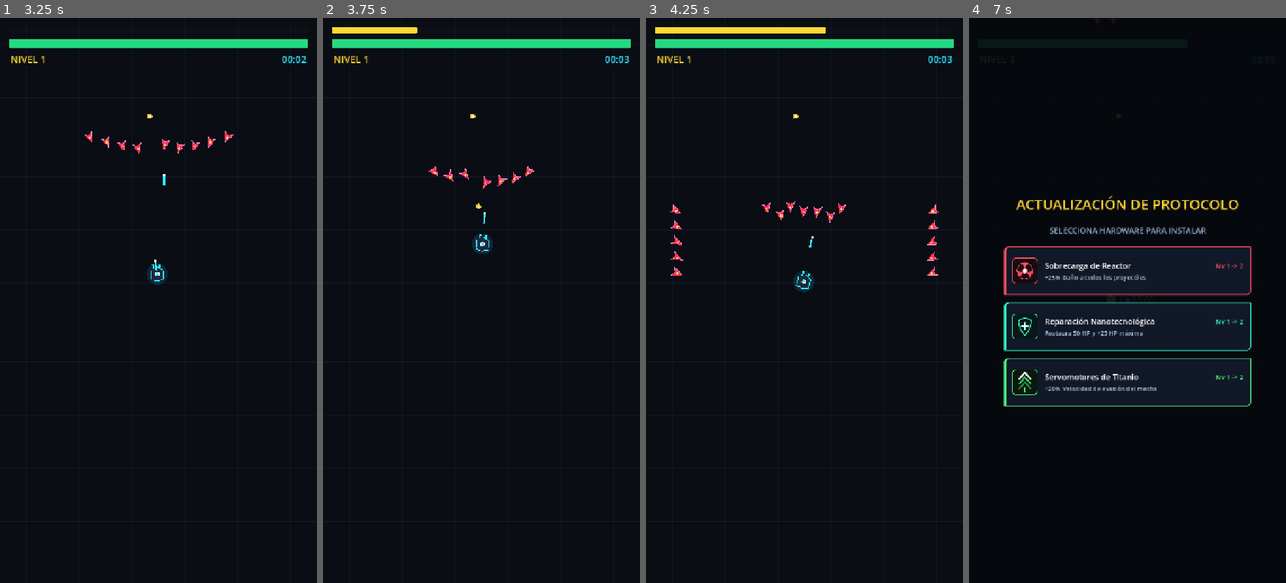
Above: before the commit, frames 1-4 (left to right).
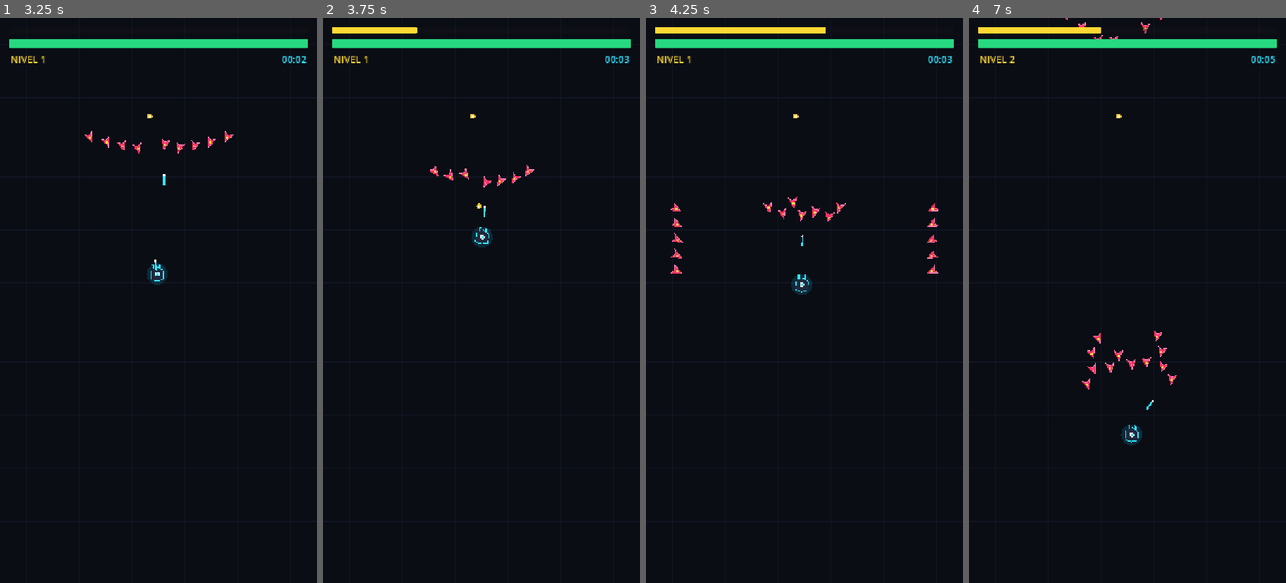
Above: after the commit, the same moments.

Repository: jonathanduranr/mecha-protocol
Game: Godot game, scene res://scenes/main.tscn
Same seed, same stepped clock (60 frames per second), same inputs: the game is played once before the commit and once after it. Sound files missing from this copy of the repository are replaced by a short silence.
Inputs (mouse positions are in pixels of both pictures, inside the frame that each line leads up to):
- Up to frame 1 (3.25 s): click (158, 407) at 0.5 s; tap Enter at 1.25 s; move the mouse to (228, 272) at 1.27 s; click (228, 272) at 1.42 s; move the mouse to (95, 328) at 2.02 s; click (95, 328) at 2.17 s; move the mouse to (190, 176) at 2.77 s; click (190, 176) at 2.92 s
- Up to frame 2 (3.75 s): move the mouse to (465, 413) at 3.52 s; click (465, 413) at 3.67 s
- Up to frame 3 (4.25 s): no input
- Up to frame 4 (7 s): move the mouse to (1222, 385) at 4.27 s; click (1222, 385) at 4.42 s; move the mouse to (1032, 215) at 5.02 s; click (1032, 215) at 5.17 s; click (1127, 272) at 5.77 s; move the mouse to (1143, 300) at 6.52 s; click (1143, 300) at 6.67 s

Frame 1 is identical in both runs. In frame 2, 0.3% of the frame differs, in the area x 33-67%, y 26-42%; in frame 3, 0.7%; in frame 4, 7.3%, in the area x 2-98%, y 0-90%.

Commit message:
fix(ai): revert steering to original evasion behavior & bump build 14

Diff:
--- a/scripts/mecha.gd
+++ b/scripts/mecha.gd
@@ -139,36 +139,20 @@
 	var scrap_force := Vector2.ZERO
 	var boundary_force := Vector2.ZERO
 
-	var viewport_size := get_viewport_rect().size
-	var center := viewport_size * 0.5
-	var dist_to_center := global_position.distance_to(center)
-	var dir_to_center: Vector2 = (center - global_position).normalized() if dist_to_center > 0.001 else Vector2.ZERO
-
 	var enemies := get_tree().get_nodes_in_group("enemies")
 	var enemy_count_in_danger: int = 0
 
-	# 1. Evasión de enemigos con sesgo de escape hacia el centro
 	for enemy in enemies:
 		if not is_instance_valid(enemy) or not is_target_on_screen(enemy):
 			continue
 		var dist := global_position.distance_to(enemy.global_position)
 		if dist < danger_radius and dist > 0.01:
 			var push_away: Vector2 = (global_position - enemy.global_position).normalized()
-			var weight: float = (1.0 - (dist / danger_radius)) * 2.5
-
-			# Si el empuje de huida nos lleva en dirección contraria al centro (hacia esquinas o bordes)
-			# desviamos lateralmente para flanquear y rodear al enemigo buscando el centro
-			var dot_center := push_away.dot(dir_to_center)
-			if dot_center < 0.2:
-				var p1 := Vector2(-push_away.y, push_away.x)
-				var p2 := Vector2(push_away.y, -push_away.x)
-				var flank: Vector2 = p1 if p1.dot(dir_to_center) >= p2.dot(dir_to_center) else p2
-				push_away = (push_away * 0.35 + flank * 0.95 + dir_to_center * 0.85).normalized()
-
+			var weight: float = (1.0 - (dist / danger_radius)) * 2.2
 			avoidance_force += push_away * weight
 			enemy_count_in_danger += 1
 
-	# Evasión táctica de proyectiles enemigos orientada al centro
+	# Evasión táctica de proyectiles enemigos
 	var enemy_bullets := get_tree().get_nodes_in_group("enemy_bullets")
 	for b in enemy_bullets:
 		if not is_instance_valid(b):
@@ -176,63 +160,49 @@
 		var dist_b := global_position.distance_to(b.global_position)
 		if dist_b < 130.0 and dist_b > 0.01:
 			var push_b: Vector2 = (global_position - b.global_position).normalized()
-			var weight_b: float = (1.0 - (dist_b / 130.0)) * 2.8
-			var dot_b_center := push_b.dot(dir_to_center)
-			if dot_b_center < 0.1:
-				var pb1 := Vector2(-push_b.y, push_b.x)
-				var pb2 := Vector2(push_b.y, -push_b.x)
-				var flank_b: Vector2 = pb1 if pb1.dot(dir_to_center) >= pb2.dot(dir_to_center) else pb2
-				push_b = (push_b * 0.4 + flank_b * 1.0 + dir_to_center * 0.7).normalized()
+			var weight_b: float = (1.0 - (dist_b / 130.0)) * 3.0
 			avoidance_force += push_b * weight_b
 
-	# 2. Atracción hacia Scrap/XP (solo si no compromete la huida hacia esquinas)
+	# 2. Atracción hacia el Scrap/XP más cercano (si no hay peligro extremo)
 	if enemy_count_in_danger < 4:
 		var closest_scrap := get_closest_scrap()
 		if is_instance_valid(closest_scrap):
-			var scrap_pos := closest_scrap.global_position
-			var scrap_dist_to_center := scrap_pos.distance_to(center)
-			# No perseguir scrap lejano hacia los bordes mientras se huye de enemigos
-			if enemy_count_in_danger == 0 or scrap_dist_to_center <= dist_to_center + 60.0:
-				scrap_force = (scrap_pos - global_position).normalized() * 1.8
-
-	# 3. PRIORIDAD AL CENTRO DE LA ARENA (Especialmente al buscar espacio para huir)
-	# Cuando hay peligro, la prioridad del centro SUBE para garantizar que el mecha busque espacio abierto y no se encierre
-	var center_weight: float = 1.0
-	if enemy_count_in_danger > 0:
-		center_weight = 2.4 + min(enemy_count_in_danger * 0.5, 2.0)
-
-	var speed_factor: float = clamp((dist_to_center - 30.0) / 180.0, 0.0, 1.0)
-	var center_force: Vector2 = dir_to_center * speed_factor * center_weight
-
-	# 4. Repulsión de bordes de la pantalla (zona de seguridad ampliada a 140px)
-	var boundary_margin: float = 140.0
+			scrap_force = (closest_scrap.global_position - global_position).normalized() * 1.8
+
+	# 3. Retorno instintivo al CENTRO TÁCTICO de la arena (cuando el camino está despejado)
+	var viewport_size := get_viewport_rect().size
+	var center := viewport_size * 0.5
+	var center_force := Vector2.ZERO
+	var dist_to_center := global_position.distance_to(center)
+
+	if dist_to_center > 30.0:
+		# Cuanto más lejos del centro esté, más deseo tiene de volver al corazón seguro de la arena
+		var center_weight: float = 1.0 if enemy_count_in_danger == 0 else 0.4
+		# Desaceleración suave (ease-out) al aproximarse al centro para evitar sobrepasar y temblar
+		var speed_factor: float = clamp((dist_to_center - 30.0) / 160.0, 0.0, 1.0)
+		center_force = (center - global_position).normalized() * speed_factor * center_weight
+
+	# 4. Repulsión de bordes de la pantalla
+	var boundary_margin: float = 55.0
 
 	if global_position.x < boundary_margin:
 		var factor := (boundary_margin - global_position.x) / boundary_margin
-		boundary_force.x += pow(factor, 1.5) * 3.5
+		boundary_force.x += factor * 2.0
 	elif global_position.x > viewport_size.x - boundary_margin:
 		var factor := (global_position.x - (viewport_size.x - boundary_margin)) / boundary_margin
-		boundary_force.x -= pow(factor, 1.5) * 3.5
+		boundary_force.x -= factor * 2.0
 
 	if global_position.y < boundary_margin:
 		var factor := (boundary_margin - global_position.y) / boundary_margin
-		boundary_force.y += pow(factor, 1.5) * 3.5
+		boundary_force.y += factor * 2.0
 	elif global_position.y > viewport_size.y - boundary_margin:
 		var factor := (global_position.y - (viewport_size.y - boundary_margin)) / boundary_margin
-		boundary_force.y -= pow(factor, 1.5) * 3.5
-
-	# 5. Expulsión anti-encierro en las 4 esquinas (fuerte impulso diagonal hacia el centro)
-	var corner_force := Vector2.ZERO
-	var corner_margin: float = 160.0
-	var near_x := (global_position.x < corner_margin) or (global_position.x > viewport_size.x - corner_margin)
-	var near_y := (global_position.y < corner_margin) or (global_position.y > viewport_size.y - corner_margin)
-	if near_x and near_y:
-		corner_force = dir_to_center * 2.5
+		boundary_force.y -= factor * 2.0
 
 	# Suma ponderada de fuerzas
-	var total_vector: Vector2 = (avoidance_force * 1.5) + boundary_force + corner_force + (center_force * 1.8) + scrap_force
-
-	# Frenado absoluto en el centro táctico cuando no hay peligros ni chatarra
+	var total_vector: Vector2 = (avoidance_force * 2.0) + scrap_force + boundary_force + (center_force * 1.4)
+
+	# Si está en el centro sin enemigos ni chatarra de peligro, frenado absoluto (deadband limpio)
 	if avoidance_force.length_squared() < 0.01 and scrap_force.length_squared() < 0.01 and dist_to_center <= 30.0:
 		return Vector2.ZERO
 
Not shown, added: assets/icon_1024.png.import
Not shown, changed: export_presets.cfg
Not shown, added: builds/ios/PrivacyInfo.xcprivacy
Not shown, changed: builds/web/index.html
Not shown, changed: builds/web/index.pck
